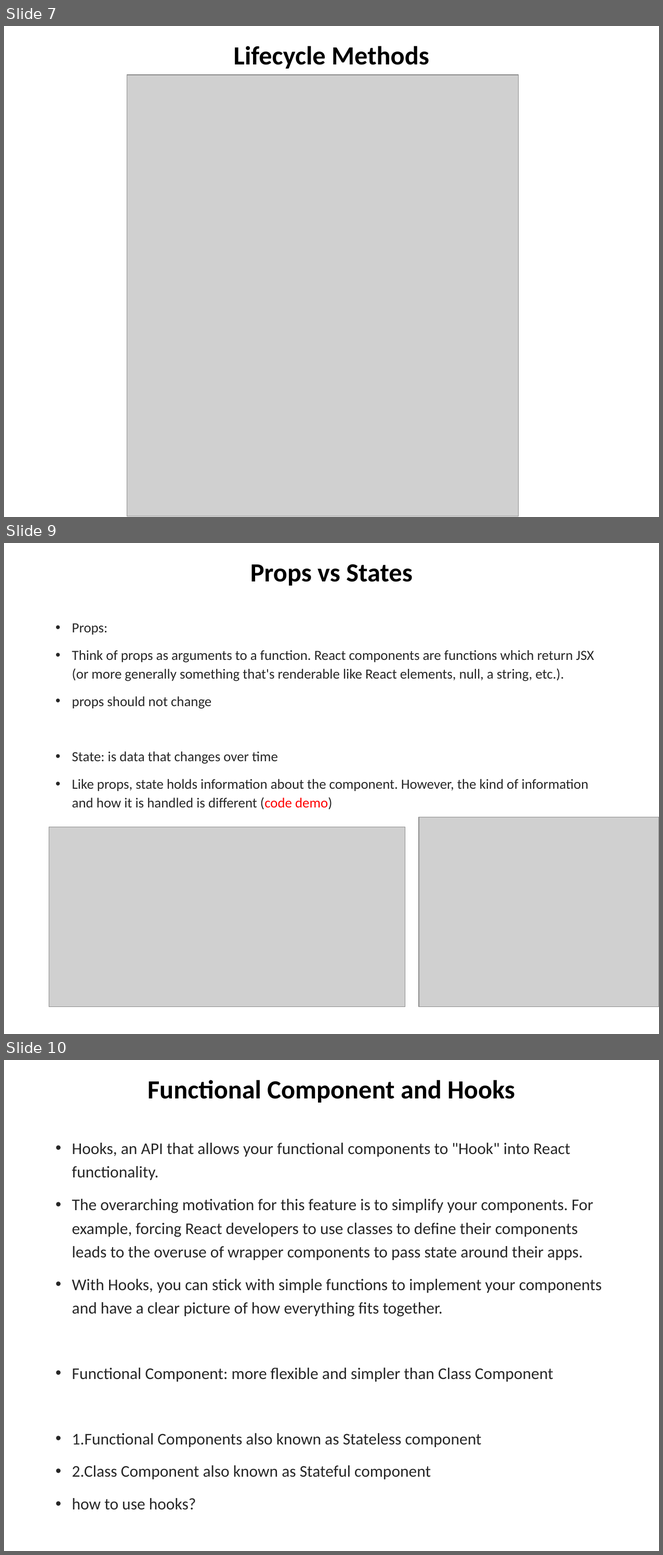
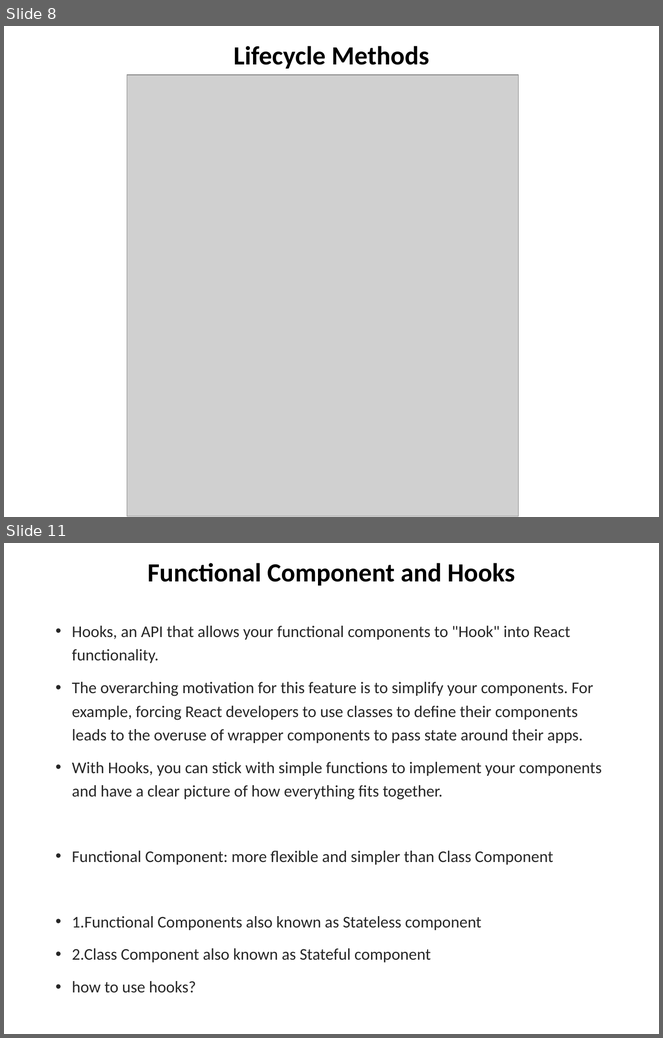
Before and after one commit to chuacw/SGUS-Slides, a slide deck: BCI - Batch2 - Day9 - Reactjs 1 Intro.pptx. Shown one above the other, each under a label of ours: slides 7, 9 and 10 before the commit, slides 8 and 11 after it; the slides between them are not shown. The pictures are 663x1555 and 663x1038 pixels, drawn with LibreOffice and Linux fonts; fonts in the diff are those of the drawing; grey boxes stand for pictures. Boxes give left, top, right and bottom in pixels: in the first picture for what was removed or moved away, otherwise in the second. Text is boxed around its words. In the diff, an @@ line names an element or a change of style, - is before the commit and + after.

```diff
--- a/BCI - Batch2 - Day9 - Reactjs 1 Intro.pptx
+++ b/BCI - Batch2 - Day9 - Reactjs 1 Intro.pptx
@@ slide 9 removed at box(4, 543, 659, 1034), background #FFFFFF @@
@@ title removed at box(250, 564, 413, 586) @@
-Props vs States
@@ text removed at box(72, 623, 594, 810) @@
-• Props:
-• Think of props as arguments to a function. React components are functions which return JSX (or more generally something that's renderable like React elements, null, a string, etc.).
-• props should not change
-• State: is data that changes over time
-• Like props, state holds information about the component. However, the kind of information and how it is handled is different (code demo)
@@ picture removed at box(419, 818, 659, 1007) @@
@@ picture removed at box(49, 827, 405, 1007) @@
@@ what was slide 7 is now slide 8 @@
@@ what was slide 10 is now slide 11 @@
```
Also in this commit, not shown: 3 slides changed, 3 slides added, 1 other slide removed, 2 other files.
